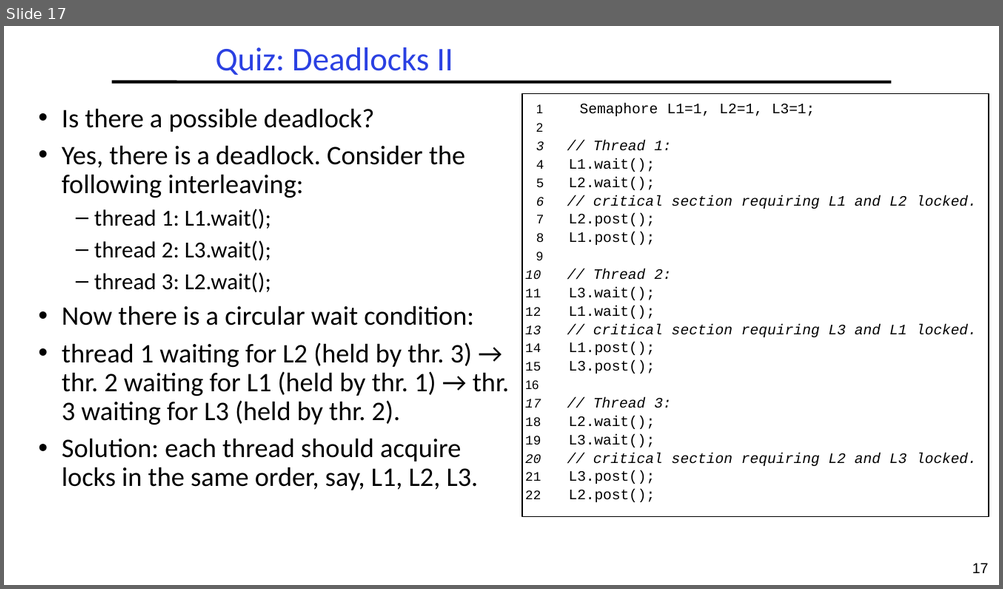
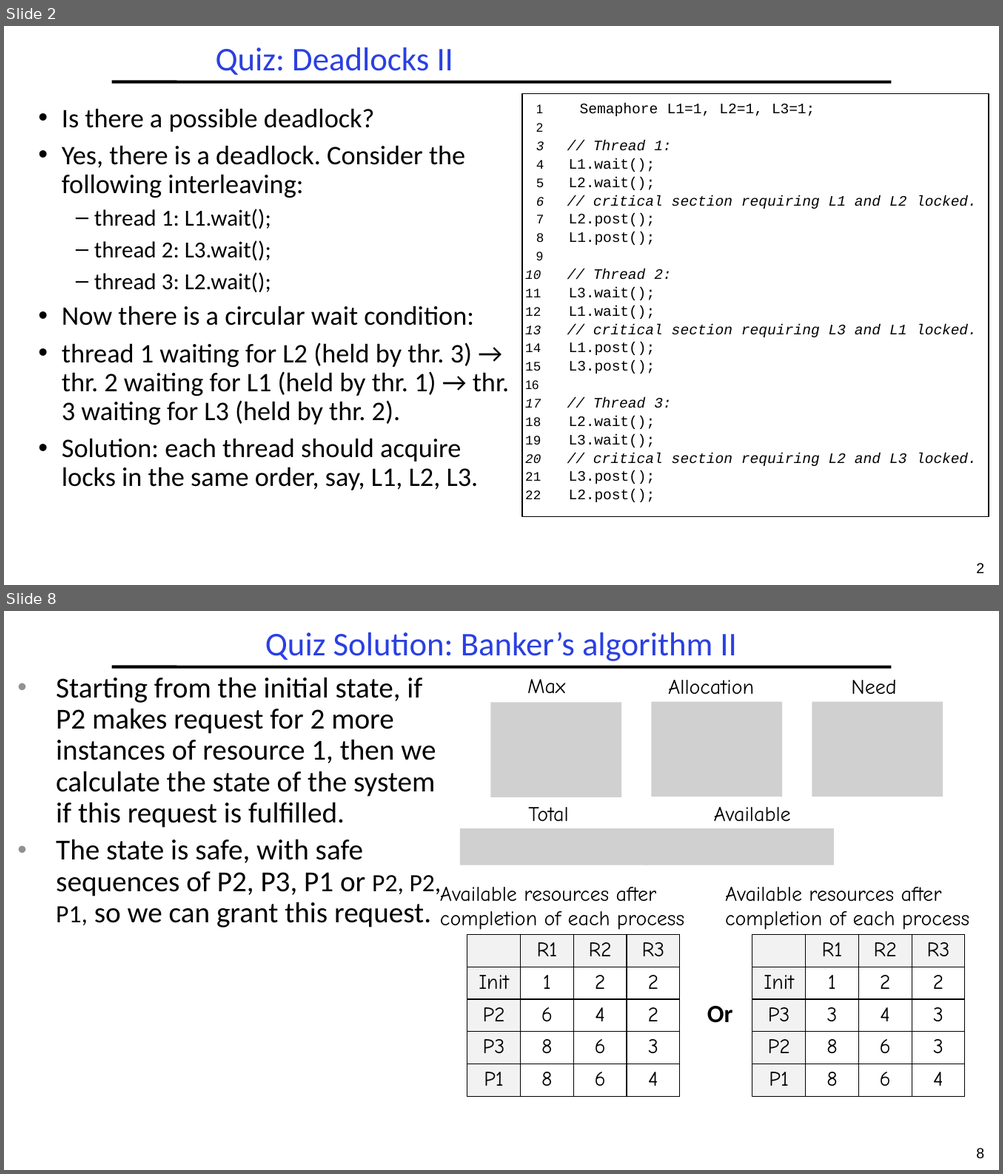
Before and after one commit to guhofstra/CSC256Fa25, a slide deck: PPTs/L4-Exercises ANS.pptx. Shown one above the other, each under a label of ours: slide 17 before the commit, slides 2 and 8 after it; the slides between them are not shown. The pictures are 1003x589 and 1003x1174 pixels, drawn with LibreOffice and Linux fonts; fonts in the diff are those of the drawing; grey boxes stand for pictures. Boxes give left, top, right and bottom in pixels: in the first picture for what was removed or moved away, otherwise in the second. Text is boxed around its words. In the diff, an @@ line names an element or a change of style, - is before the commit and + after.

```diff
--- a/PPTs/L4-Exercises ANS.pptx
+++ b/PPTs/L4-Exercises ANS.pptx
@@ slide 8 added at (x1=4, y1=611, x2=999, y2=1170), background #FFFFFF; not listed: 2 template elements that a slide beside it also shows @@
@@ title added at (x1=265, y1=632, x2=736, y2=661), 32 pt, text #2A40E2 @@
+Quiz Solution: Banker’s algorithm II
@@ text added at (x1=56, y1=677, x2=441, y2=928), 28 pt, text #000000 @@
+• Starting from the initial state, if P2 makes request for 2 more instances of resource 1, then we calculate the state of the system if this request is fulfilled.
+• The state is safe, with safe sequences of P2, P3, P1 or P2, P2, P1, so we can grant this request.
@@ text added at (x1=527, y1=679, x2=565, y2=694), 20 pt, text #000000 @@
+Max
@@ text added at (x1=668, y1=680, x2=754, y2=695), 20 pt, text #000000 @@
+Allocation
@@ text added at (x1=851, y1=680, x2=896, y2=694), 20 pt, text #000000 @@
+Need
@@ picture added at (x1=490, y1=703, x2=621, y2=797) @@
@@ picture added at (x1=652, y1=702, x2=782, y2=797) @@
@@ picture added at (x1=812, y1=702, x2=942, y2=797) @@
@@ text added at (x1=528, y1=807, x2=568, y2=822), 20 pt, text #000000 @@
+Total
@@ text added at (x1=714, y1=807, x2=791, y2=822), 20 pt, text #000000 @@
+Available
@@ picture added at (x1=460, y1=829, x2=649, y2=866) @@
@@ picture added at (x1=645, y1=829, x2=834, y2=866) @@
@@ text added at (x1=440, y1=887, x2=684, y2=930), 20 pt, text #000000 @@
+Available resources after completion of each process
@@ text added at (x1=725, y1=887, x2=969, y2=930), 20 pt, text #000000 @@
+Available resources after completion of each process
@@ table added at (x1=467, y1=935, x2=679, y2=1096), 5 rows, 4 columns @@
+ | R1 | R2 | R3
+Init | 1 | 2 | 2
+P2 | 6 | 4 | 2
+P3 | 8 | 6 | 3
+P1 | 8 | 6 | 4
@@ table added at (x1=752, y1=935, x2=965, y2=1096), 5 rows, 4 columns @@
+ | R1 | R2 | R3
+Init | 1 | 2 | 2
+P3 | 3 | 4 | 3
+P2 | 8 | 6 | 3
+P1 | 8 | 6 | 4
@@ text added at (x1=707, y1=1006, x2=733, y2=1023), 24 pt, text #000000, bold @@
+Or
@@ what was slide 17 is now slide 2 @@
@@ page number at (x1=976, y1=563, x2=984, y2=574): text changed @@
-17
+2
```
Also in this commit, not shown: 3 slides changed, 3 other slides added, 4 other files.
